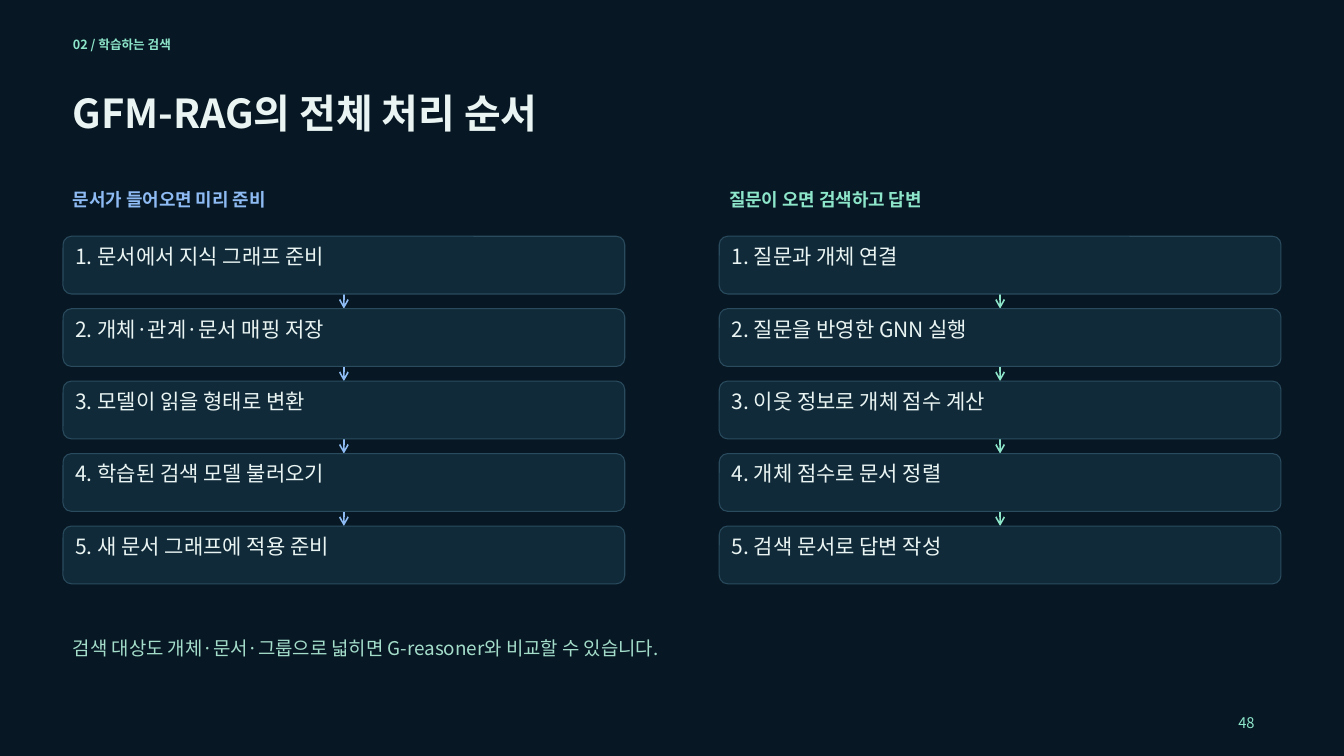
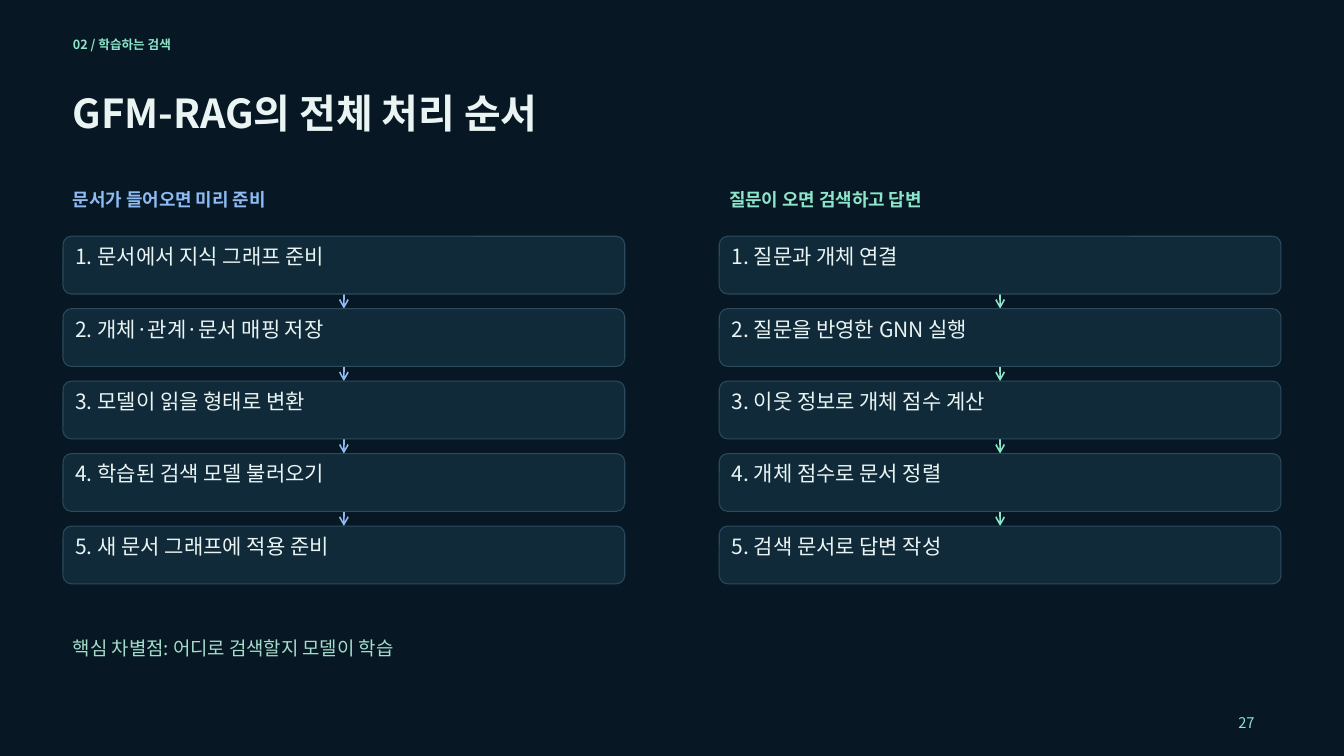
Before and after one commit to euiyulsong/graphrag-atlas, a slide deck: slide 27 of slides/GraphRAG_Atlas_Tech_Seminar.pptx (slide 48 before the commit). Drawn at 1344x756 pixels with LibreOffice and Linux fonts; fonts in the diff are those of the drawing. Boxes give left, top, right and bottom in pixels: in the first picture for what was removed or moved away, otherwise in the second. Text is boxed around its words. In the diff, an @@ line names an element or a change of style, - is before the commit and + after.

```diff
--- a/slides/GraphRAG_Atlas_Tech_Seminar.pptx
+++ b/slides/GraphRAG_Atlas_Tech_Seminar.pptx
@@ text at [73, 639, 394, 657]: text changed @@
-검색 대상도 개체·문서·그룹으로 넓히면 G-reasoner와 비교할 수 있습니다.
+핵심 차별점: 어디로 검색할지 모델이 학습
@@ text at [1238, 717, 1254, 728]: text changed @@
-48
+27
```
Also in this commit, not shown: 12 other slides changed, 30 slides removed, 5 other files.
